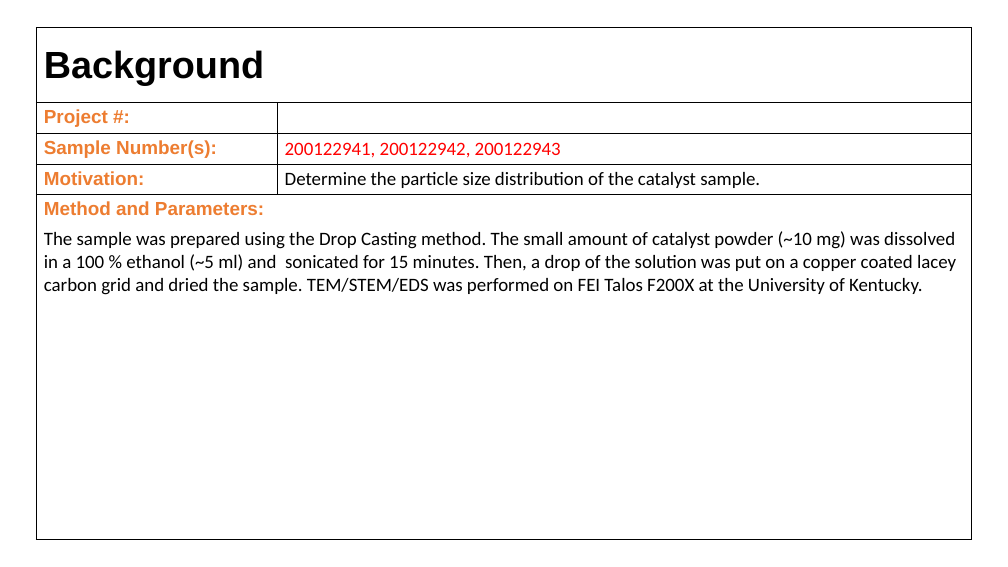
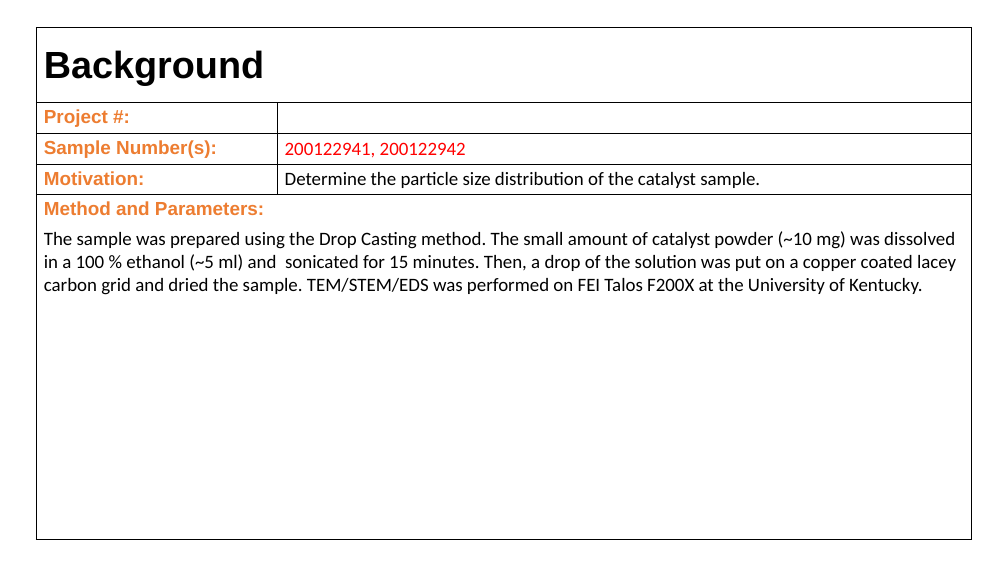
Before and after one commit to cvrl10/mini_project, a slide deck: slide 2 of 100040000/_100040000.pptx. Drawn at 1008x567 pixels with LibreOffice and Linux fonts; fonts in the diff are those of the drawing. Boxes give left, top, right and bottom in pixels: in the first picture for what was removed or moved away, otherwise in the second. Text is boxed around its words. In the diff, an @@ line names an element or a change of style, - is before the commit and + after.

```diff
--- a/100040000/_100040000.pptx
+++ b/100040000/_100040000.pptx
@@ table at (x1=36, y1=27, x2=972, y2=539) @@
-row 3, column 2: 200122941, 200122942, 200122943
+row 3, column 2: 200122941, 200122942
```
Also in this commit, not shown: 3 other slides changed, 1 slide added, 6 slides removed, 11 other files.
